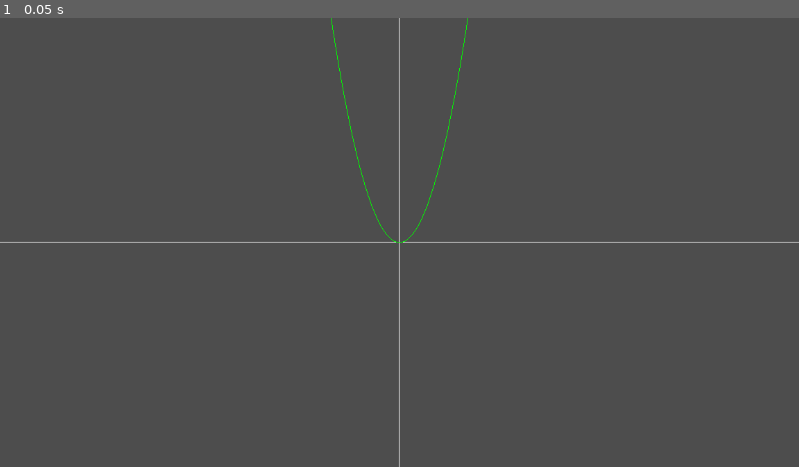
Above: before the commit, frame 1.
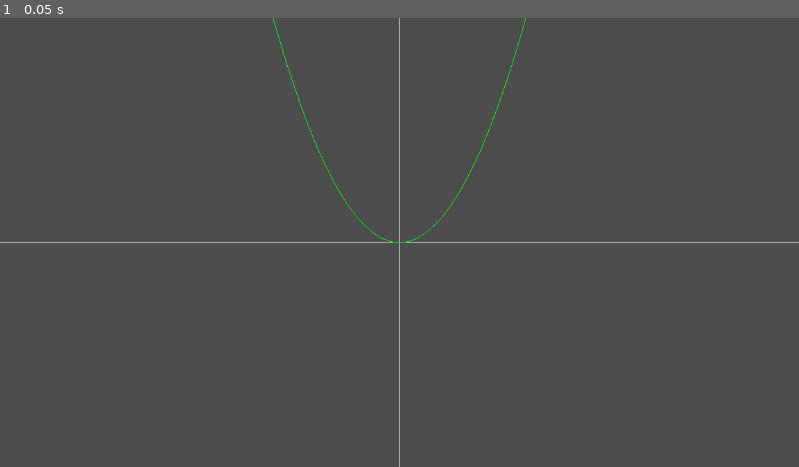
Above: after the commit, the same moment.

Repository: mjXmsdgh/game_gallery
Game: Godot game, scene res://2_game_scene/min_search/scene/xy_axis.tscn
Same seed, same stepped clock (60 frames per second), same inputs: the game is played once before the commit and once after it. This scene is started directly instead of the project's main scene.
Inputs:
- Up to frame 1 (0.05 s): no input

The runs differ from the first frame. In frame 1, 0.3% of the frame differs, in the area x 34-66%, y 0-51%.

Commit message:
split to node

Diff:
--- a/2_game_scene/min_search/scene/xy_axis.tscn
+++ b/2_game_scene/min_search/scene/xy_axis.tscn
@@ -1,6 +1,12 @@
-[gd_scene load_steps=2 format=3 uid="uid://1v0oxliodfs7"]
+[gd_scene load_steps=3 format=3 uid="uid://1v0oxliodfs7"]
 
-[ext_resource type="Script" path="res://2_game_scene/min_search/script/xy_axis.gd" id="1_rx2am"]
+[ext_resource type="Script" path="res://2_game_scene/min_search/script/axis.gd" id="2_1sb82"]
+[ext_resource type="Script" path="res://2_game_scene/min_search/script/QuadraticGraph.gd" id="3_y7110"]
 
 [node name="XyAxis" type="Node2D"]
-script = ExtResource("1_rx2am")
+
+[node name="AxisNode" type="Node2D" parent="."]
+script = ExtResource("2_1sb82")
+
+[node name="QuadraticGraphNode" type="Node2D" parent="AxisNode"]
+script = ExtResource("3_y7110")
--- /dev/null
+++ b/2_game_scene/min_search/script/QuadraticGraph.gd
@@ -0,0 +1,93 @@
+extends Node2D
+
+# 二次関数のグラフの描画を担当するノード
+# このノードは、y = ax^2 + bx + c の形式の二次関数を描画します。
+# このノードはAxisNodeの子ノードとして存在することが想定されています。
+
+# 描画範囲の定義
+var x_min: float = -10.0  # x軸の最小値（左端）: グラフが描画されるx軸の最小値
+var x_max: float = 10.0   # x軸の最大値（右端）: グラフが描画されるx軸の最大値
+var y_min: float = -10.0  # y軸の最小値（下端）: グラフが描画されるy軸の最小値
+var y_max: float = 10.0   # y軸の最大値（上端）: グラフが描画されるy軸の最大値
+var graph_scale: float = 30.0  # グラフのスケール（拡大率）：グラフ上の1単位が画面上の何ピクセルに相当するか
+
+# 二次関数の係数 (y = ax^2 + bx + c)
+var a: float = 1.0  # 二次項の係数 (x^2の係数): 二次関数のx^2項の係数
+var b: float = 0.0  # 一次項の係数 (xの係数): 二次関数のx項の係数
+var c: float = 0.0  # 定数項: 二次関数の定数項
+
+#  Axisノードのリファレンス
+# このノードの親ノードであるAxisノードへの参照を保持する変数
+@onready var axis_node=get_parent()
+
+# ワールド座標をスクリーン座標に変換
+func world_to_screen(world_pos: Vector2) -> Vector2:
+	"""
+	グラフ上の座標（ワールド座標）を、画面上の座標（スクリーン座標）に変換する関数。
+	Args:
+		world_pos (Vector2): 変換するワールド座標
+	Returns:
+		Vector2: 変換されたスクリーン座標
+	"""
+	# axis_node が有効なときのみ実行
+	if axis_node != null:
+		var center: Vector2 = axis_node.get_screen_center() # Axisノードから画面の中心座標を取得
+		var screen_size = axis_node.get_screen_size() # Axisノードから画面のサイズを取得
+		var world_width = x_max - x_min # ワールド座標の幅
+		var world_height = y_max - y_min # ワールド座標の高さ
+		var screen_width = screen_size.x # スクリーン座標の幅
+		var screen_height = screen_size.y # スクリーン座標の高さ
+
+		# ワールド座標をスクリーン座標に変換する計算
+		var screen_x = center.x + (world_pos.x-((x_max+x_min)/2)) * screen_width / world_width; # x座標の変換
+		var screen_y = center.y - (world_pos.y-((y_max+y_min)/2)) * screen_height / world_height; # y座標の変換
+		return Vector2(screen_x,screen_y) # スクリーン座標を返す
+	else:
+		return Vector2.ZERO # axis_nodeがnullの場合は原点を返す
+
+# 二次関数の計算
+func quadratic_function(x: float) -> float:
+	"""
+	二次関数 y = ax^2 + bx + c の値を計算する関数。
+	Args:
+		x (float): x軸の値
+	Returns:
+		float: xに対応するyの値
+	"""
+	return a * pow(x, 2) + b * x + c  # 二次関数の計算結果を返す
+
+# 二次関数の描画
+func draw_quadratic_function():
+	"""
+	二次関数のグラフを描画する関数。
+	"""
+	var previous_point: Vector2 = Vector2(x_min, quadratic_function(x_min))  # 最初の点を設定 (x_minにおけるyの値)
+	# x_minからx_maxまでxを細かく刻んでループ
+	for x in range(int(x_min * 10), int(x_max * 10)): #xを細かく刻む
+		var current_x: float = float(x) / 10.0  # 現在のx座標を計算（0.1刻みで）
+		var current_y: float = quadratic_function(current_x)  # 現在のx座標に対応するy座標を計算
+		var current_point: Vector2 = Vector2(current_x, current_y)  # 現在の点（ワールド座標）を生成
+
+		# 直前の点と現在の点をスクリーン座標に変換
+		var screen_previous_point = world_to_screen(previous_point)
+		var screen_current_point = world_to_screen(current_point)
+		# 直前の点から現在の点まで緑色の線を描画
+		draw_line(screen_previous_point, screen_current_point, Color.GREEN)
+
+		previous_point = current_point  # 現在の点を次のループの直前の点として保存
+
+func _ready():
+	"""
+	シーンが準備完了したときに一度だけ呼ばれる関数。
+	ここでは、親ノードであるAxisNodeが取得できているか確認して、_draw() メソッドを呼び出して、初期描画を行うように要求する。
+	"""
+	print(axis_node)  # axis_nodeの内容をコンソールに出力する（デバッグ用）
+	queue_redraw()  # _draw() メソッドの呼び出しを要求（次のフレームで実行される）
+
+# 描画処理
+func _draw():
+	"""
+	このノードの描画を行うために呼ばれる関数。
+	queue_redraw() が呼び出された次のフレームで実行される。
+	"""
+	draw_quadratic_function()  # 二次関数を描画
--- /dev/null
+++ b/2_game_scene/min_search/script/axis.gd
@@ -0,0 +1,37 @@
+extends Node2D
+
+# 軸の描画を担当するノード
+
+# 画面の幅と高さを取得
+func get_screen_size() -> Vector2:
+	var screen_width: float = get_viewport_rect().size.x
+	var screen_height: float = get_viewport_rect().size.y
+	return Vector2(screen_width, screen_height)
+
+# 画面の中心の座標を取得
+func get_screen_center() -> Vector2:
+	var screen_size: Vector2 = get_screen_size()
+	var center_position: Vector2 = Vector2(screen_size.x / 2, screen_size.y / 2)
+	return center_position
+
+# 軸の描画
+func draw_axis():
+	var center: Vector2 = get_screen_center()
+	var screen_size: Vector2 = get_screen_size()
+
+	# x軸
+	var x_axis_start: Vector2 = Vector2(0, center.y)
+	var x_axis_end: Vector2 = Vector2(screen_size.x, center.y)
+	draw_line(x_axis_start, x_axis_end, Color.WHITE)
+
+	# y軸
+	var y_axis_start: Vector2 = Vector2(center.x, 0)
+	var y_axis_end: Vector2 = Vector2(center.x, screen_size.y)
+	draw_line(y_axis_start, y_axis_end, Color.WHITE)
+
+func _ready():
+	queue_redraw()
+
+# 描画処理
+func _draw():
+	draw_axis()
